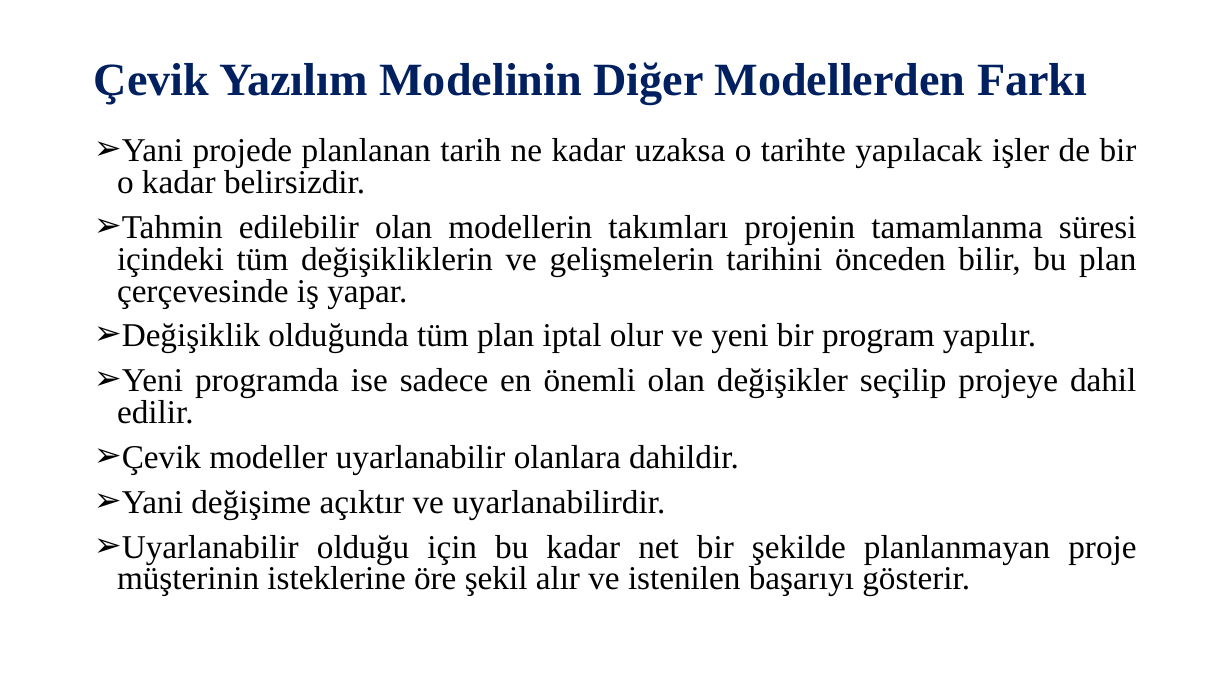
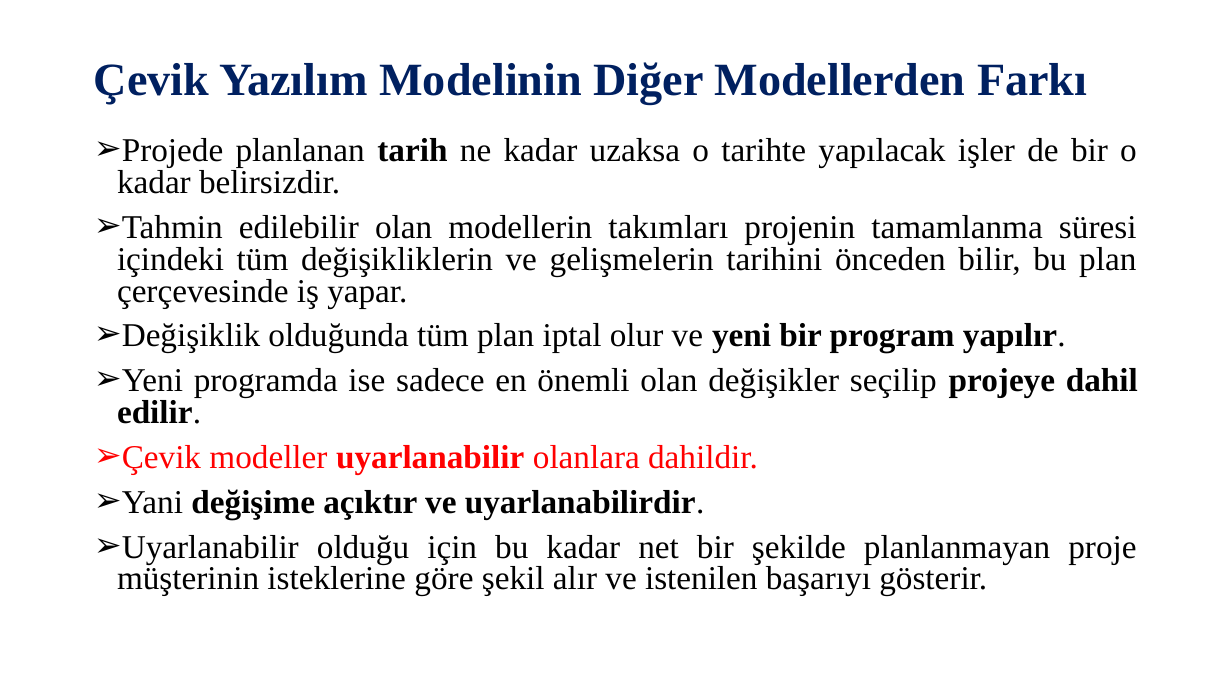
Before and after one commit to SevdanurGENC/Software-Architectures-Lecture-Notes, a slide deck: slide 22 of Slides/Yazılım Mimarileri - Bolum 3.pptx. Drawn at 1232x693 pixels with LibreOffice and Linux fonts; fonts in the diff are those of the drawing. Boxes give left, top, right and bottom in pixels: in the first picture for what was removed or moved away, otherwise in the second. Text is boxed around its words. In the diff, an @@ line names an element or a change of style, - is before the commit and + after.

```diff
--- a/Slides/Yazılım Mimarileri - Bolum 3.pptx
+++ b/Slides/Yazılım Mimarileri - Bolum 3.pptx
@@ text at bbox=[117, 138, 1137, 194]: text changed @@
-➢ Yani projede planlanan tarih ne kadar uzaksa o tarihte yapılacak işler de bir o kadar belirsizdir.
+➢ Projede planlanan tarih ne kadar uzaksa o tarihte yapılacak işler de bir o kadar belirsizdir.
@@ text at bbox=[117, 323, 1138, 520]: bold on in "yeni bir program yapılır.", "projeye dahil edilir.", "uyarlanabilir", "değişime açıktır ve uyarlanabilirdir."; text colour #000000 to #FF0000 in "Çevik modeller uyarlanabilir olanlara dahildir." @@
@@ text at bbox=[117, 535, 1136, 596]: text changed @@
-➢ Uyarlanabilir olduğu için bu kadar net bir şekilde planlanmayan proje müşterinin isteklerine öre şekil alır ve istenilen başarıyı gösterir.
+➢ Uyarlanabilir olduğu için bu kadar net bir şekilde planlanmayan proje müşterinin isteklerine göre şekil alır ve istenilen başarıyı gösterir.
```
Also in this commit, not shown: 13 other slides changed.
